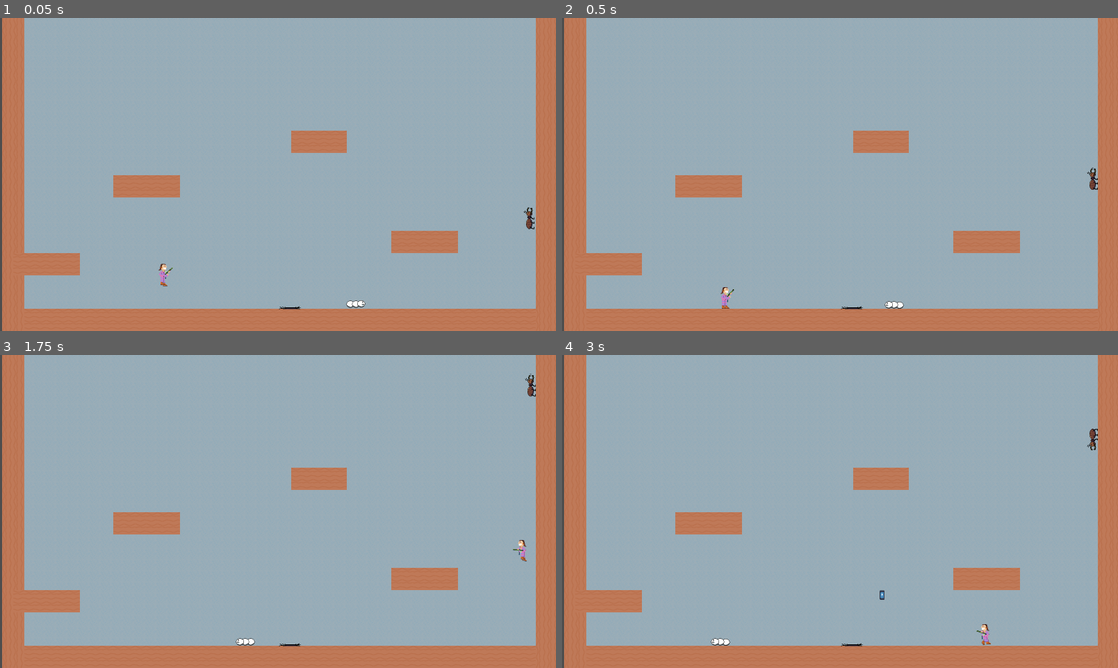
Above: before the commit, frames 1-4 (two rows, left to right).
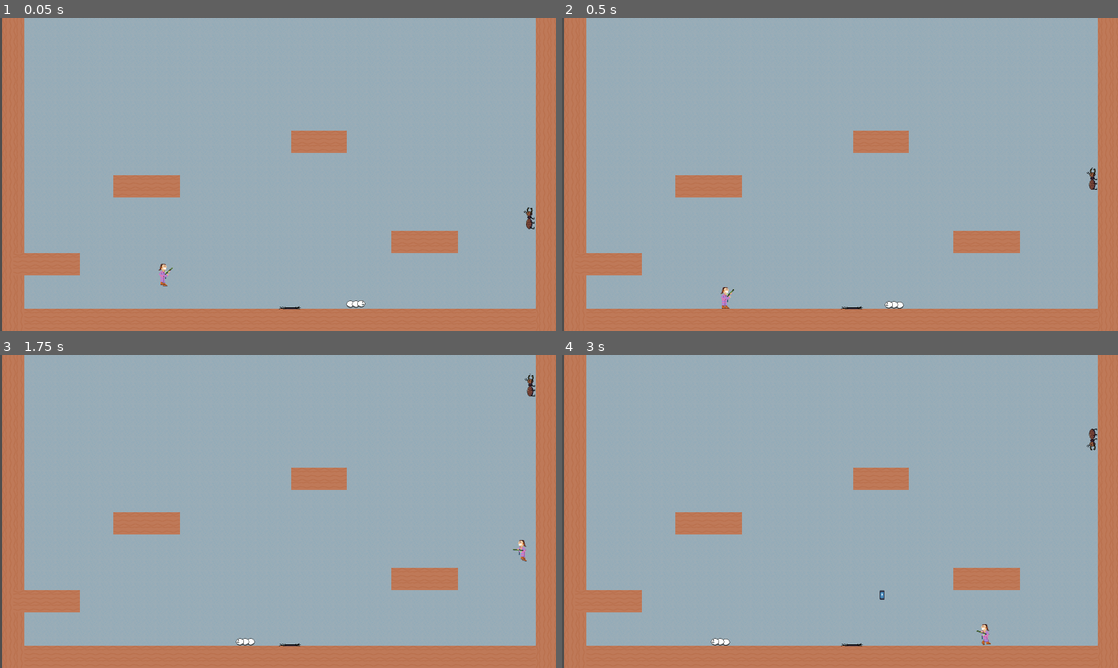
Above: after the commit, the same moments.

Repository: deruitda/ludum-dare-56
Game: Godot game, scene res://scenes/levels/termite_extermination_andrew.tscn
The game is run twice, just before and just after one commit, with the same random seed, the same clock (stepped at 60 frames per second) and the same inputs. The engine's default icon, where the game draws it, is replaced by a stand-in: a white triangle on a blue panel in a dark square.
Inputs (mouse positions are in pixels of both pictures, inside the frame that each line leads up to):
- Up to frame 1 (0.05 s): no input
- Up to frame 2 (0.5 s): no input
- Up to frame 3 (1.75 s): move the mouse to (400, 495) at 0.52 s; hold D (move_right) from 0.53 s (still down); click (400, 495) at 0.6 s; tap Space (jump) at 0.77, 1.52 s; move the mouse to (166, 527) at 1.27 s; click (166, 527) at 1.35 s
- Up to frame 4 (3 s): move the mouse to (895, 442) at 2.02 s; release D (move_right) at 2.03 s; hold A (move_left) 2.03-2.78 s; click (895, 442) at 2.1 s; move the mouse to (812, 574) at 2.77 s; hold D (move_right) from 2.78 s (still down); click (812, 574) at 2.85 s

Frame 1 is identical in both runs. In frame 2, less than 0.1% of the frame differs, in the area x 94-97%, y 47-55%; in frame 3, less than 0.1%, in the area x 94-97%, y 6-14%; in frame 4, less than 0.1%.

Commit message:
working on it

Diff:
--- a/scenes/enemies/termite_soldier.gd
+++ b/scenes/enemies/termite_soldier.gd
@@ -16,7 +16,6 @@
 func _process(delta: float) -> void:
 	if enemy_walk_direction.current_direction == Vector2.ZERO:
 		set_current_direction()
-
 	elif enemy_walk_direction.current_direction == Vector2.UP:
 		animated_sprite_2d.flip_h = false
 	elif enemy_walk_direction.current_direction == Vector2.DOWN:
@@ -34,11 +33,6 @@
 		if enemy_walk_direction.current_direction == Vector2.DOWN:
 			wall_direction = Vector2.LEFT
 		velocity_component.apply_move(wall_direction, delta)
-		print('not on wall')
-
-
-	else:
-		print("nope")
 	velocity_component.do_character_move(self)
 
 	pass
--- a/scenes/enemies/termite_soldier.tscn
+++ b/scenes/enemies/termite_soldier.tscn
@@ -1,14 +1,39 @@
-[gd_scene load_steps=16 format=3 uid="uid://peddybhwcvq6"]
+[gd_scene load_steps=23 format=3 uid="uid://peddybhwcvq6"]
 
 [ext_resource type="Texture2D" uid="uid://ot2ucdq3fya3" path="res://assets/sprites/termite-soldier/termite-soldier-patrol.png" id="1_il6v4"]
 [ext_resource type="Script" path="res://scenes/enemies/termite_soldier.gd" id="1_u5irw"]
 [ext_resource type="Script" path="res://scenes/entity_composition/hurt_box.gd" id="2_7rswj"]
+[ext_resource type="Texture2D" uid="uid://uwgpraqtna11" path="res://assets/sprites/termite-soldier/termite-soldier-aggro.png" id="2_dvut8"]
 [ext_resource type="Script" path="res://scenes/entity_composition/health_component.gd" id="3_c4ldb"]
 [ext_resource type="Script" path="res://scenes/entity_composition/velocity_component.gd" id="5_oj13s"]
 [ext_resource type="PackedScene" uid="uid://w8btqivawm2i" path="res://scenes/entity_composition/enemy_walk_direction.tscn" id="6_l5wsd"]
 
 [sub_resource type="RectangleShape2D" id="RectangleShape2D_rkyvp"]
 size = Vector2(62, 26)
+
+[sub_resource type="AtlasTexture" id="AtlasTexture_0gy5s"]
+atlas = ExtResource("2_dvut8")
+region = Rect2(0, 0, 64, 64)
+
+[sub_resource type="AtlasTexture" id="AtlasTexture_4l573"]
+atlas = ExtResource("2_dvut8")
+region = Rect2(64, 0, 64, 64)
+
+[sub_resource type="AtlasTexture" id="AtlasTexture_w4wh7"]
+atlas = ExtResource("2_dvut8")
+region = Rect2(128, 0, 64, 64)
+
+[sub_resource type="AtlasTexture" id="AtlasTexture_6drh2"]
+atlas = ExtResource("2_dvut8")
+region = Rect2(192, 0, 64, 64)
+
+[sub_resource type="AtlasTexture" id="AtlasTexture_qbhwi"]
+atlas = ExtResource("2_dvut8")
+region = Rect2(256, 0, 64, 64)
+
+[sub_resource type="AtlasTexture" id="AtlasTexture_sunkg"]
+atlas = ExtResource("2_dvut8")
+region = Rect2(320, 0, 64, 64)
 
 [sub_resource type="AtlasTexture" id="AtlasTexture_nchj0"]
 atlas = ExtResource("1_il6v4")
@@ -38,6 +63,29 @@
 animations = [{
 "frames": [{
 "duration": 1.0,
+"texture": SubResource("AtlasTexture_0gy5s")
+}, {
+"duration": 1.0,
+"texture": SubResource("AtlasTexture_4l573")
+}, {
+"duration": 1.0,
+"texture": SubResource("AtlasTexture_w4wh7")
+}, {
+"duration": 1.0,
+"texture": SubResource("AtlasTexture_6drh2")
+}, {
+"duration": 1.0,
+"texture": SubResource("AtlasTexture_qbhwi")
+}, {
+"duration": 1.0,
+"texture": SubResource("AtlasTexture_sunkg")
+}],
+"loop": true,
+"name": &"attacking",
+"speed": 5.0
+}, {
+"frames": [{
+"duration": 1.0,
 "texture": SubResource("AtlasTexture_nchj0")
 }, {
 "duration": 1.0,
@@ -56,7 +104,7 @@
 "texture": SubResource("AtlasTexture_ofs82")
 }],
 "loop": true,
-"name": &"default",
+"name": &"walking",
 "speed": 5.0
 }]
 
@@ -76,6 +124,8 @@
 
 [node name="AnimatedSprite2D" type="AnimatedSprite2D" parent="."]
 sprite_frames = SubResource("SpriteFrames_37qoh")
+animation = &"attacking"
+autoplay = "walking"
 
 [node name="HurtBox" type="Area2D" parent="." node_paths=PackedStringArray("health_component")]
 collision_layer = 128
@@ -97,3 +147,9 @@
 [node name="EnemyWalkDirection" parent="." instance=ExtResource("6_l5wsd")]
 
 [node name="ToggleDirectionTimer" type="Timer" parent="EnemyWalkDirection"]
+
+[node name="RayCast2D" type="RayCast2D" parent="."]
+rotation = -1.5708
+target_position = Vector2(0, 500)
+collision_mask = 7
+collide_with_areas = true
